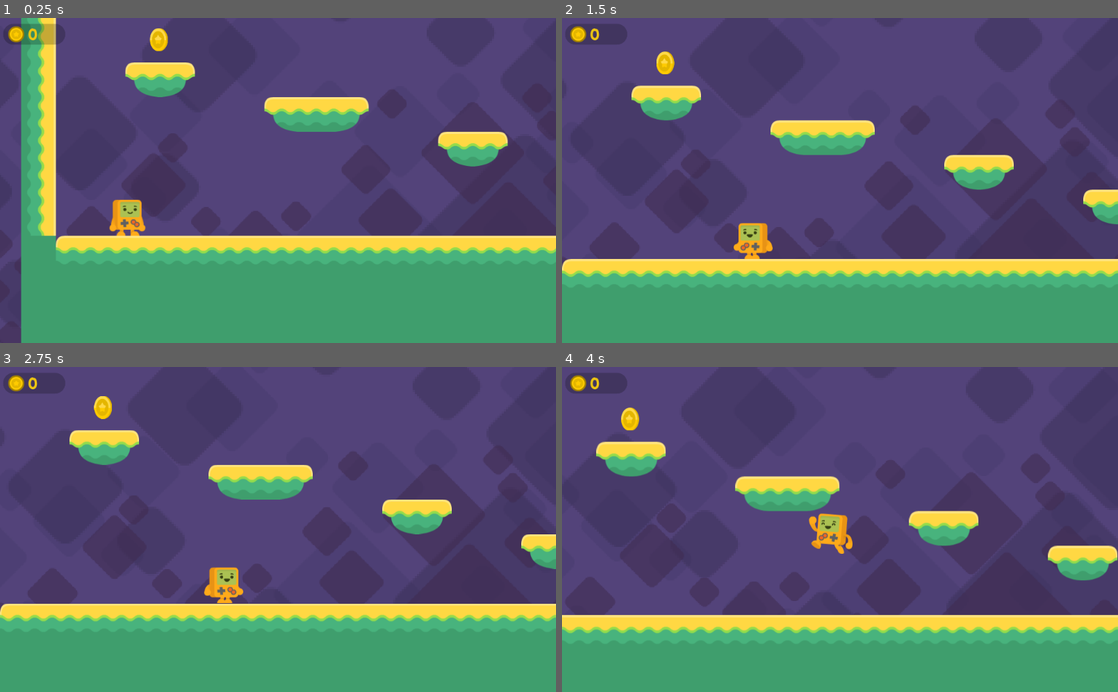
Above: before the commit, frames 1-4 (two rows, left to right).
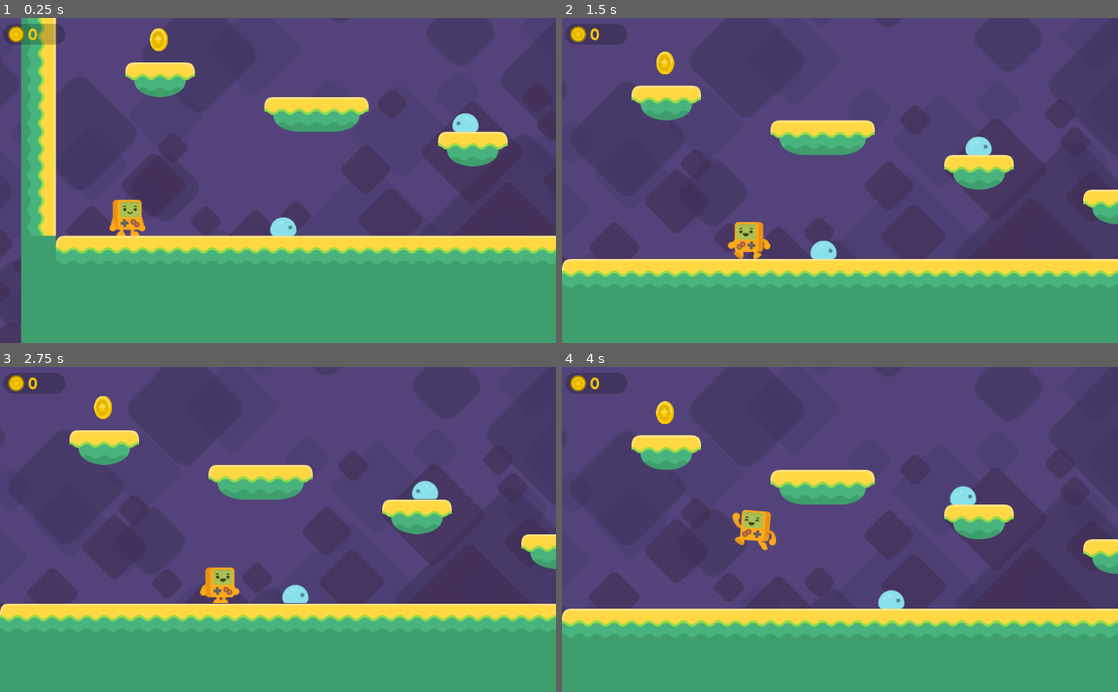
Above: after the commit, the same moments.

Repository: MrMashiro/Godot-2D-Platformer-Roguelite
Game: Godot game, scene res://Level1.tscn
Two runs of this game, one before a commit and one after it. Both use one fixed random seed, a clock stepped at 60 frames per second and the inputs below. The project has no main scene, so this scene is started directly.
Inputs:
- Up to frame 1 (0.25 s): no input
- Up to frame 2 (1.5 s): hold Right (right) 0.53-1.28 s; tap Space (jump) at 0.77 s; hold Left (left) from 1.28 s (still down)
- Up to frame 3 (2.75 s): tap Space (jump) at 1.52 s; release Left (left) at 2.03 s; hold Right (right) from 2.03 s (still down)
- Up to frame 4 (4 s): tap Space (jump) at 3.02, 3.77 s; release Right (right) at 3.53 s; hold Left (left) from 3.53 s (still down)

The runs differ from the first frame. In frame 1, 0.5% of the frame differs, in the area x 48-87%, y 29-68%; in frame 2, 0.9%; in frame 3, 0.8%; in frame 4, 15%, in the area x 0-100%, y 10-82%.

Commit message:
Episode 13
- Creating an enemy that you can re-use (make instances of), that falls with gravity, moves in either direction along a platform, and can change direction when it hits a wall or the edge of a cliff
- How to *export* variables of an object (each enemy) to the object's inspector, so you can customize each enemy's behavior.
- How to use RayCast2Ds so that an enemy will detect the edge of a cliff

Diff:
--- /dev/null
+++ b/2D Platformer Roguelite/Enemy.gd
@@ -0,0 +1,39 @@
+class_name Enemy
+extends KinematicBody2D
+
+
+enum Direction {
+	RIGHT = 1,
+	LEFT = -1 }
+
+
+export (Direction) var direction = Direction.RIGHT
+export (bool) var detects_cliffs = true
+
+
+onready var animated_sprite = $AnimatedSprite
+onready var collision_shape = $CollisionShape2D
+onready var floor_checker = $FloorChecker
+
+
+var velocity = Vector2.ZERO
+
+
+func _ready() -> void:
+	if direction == Direction.RIGHT:
+		animated_sprite.flip_h = true
+	floor_checker.position.x = collision_shape.shape.get_extents().x * direction
+	floor_checker.enabled = detects_cliffs
+
+
+func _physics_process(delta: float) -> void:
+	if is_on_wall() or not floor_checker.is_colliding() and detects_cliffs and is_on_floor():
+		direction *= Direction.LEFT
+		animated_sprite.flip_h = not animated_sprite.flip_h
+		floor_checker.position.x = collision_shape.shape.get_extents().x * direction
+
+
+	velocity.y += 20
+	velocity.x = 50 * direction
+
+	velocity = move_and_slide(velocity, Vector2.UP)
--- /dev/null
+++ b/2D Platformer Roguelite/Enemy.tscn
@@ -0,0 +1,41 @@
+[gd_scene load_steps=7 format=2]
+
+[ext_resource path="res://Enemy.gd" type="Script" id=1]
+[ext_resource path="res://ASSETS/enemies/slimeBlue_blue.png" type="Texture" id=2]
+[ext_resource path="res://ASSETS/enemies/slimeBlue.png" type="Texture" id=3]
+[ext_resource path="res://ASSETS/enemies/slimeBlue_squashed.png" type="Texture" id=4]
+
+[sub_resource type="SpriteFrames" id=1]
+animations = [ {
+"frames": [ ExtResource( 3 ), ExtResource( 2 ) ],
+"loop": true,
+"name": "crawl",
+"speed": 3.0
+}, {
+"frames": [ ExtResource( 4 ) ],
+"loop": true,
+"name": "squashed",
+"speed": 5.0
+} ]
+
+[sub_resource type="RectangleShape2D" id=2]
+extents = Vector2( 20.9442, 12.6118 )
+
+[node name="Enemy" type="KinematicBody2D"]
+collision_layer = 16
+collision_mask = 35
+script = ExtResource( 1 )
+
+[node name="AnimatedSprite" type="AnimatedSprite" parent="."]
+frames = SubResource( 1 )
+animation = "crawl"
+
+[node name="CollisionShape2D" type="CollisionShape2D" parent="."]
+position = Vector2( 1.05946, 4.38667 )
+shape = SubResource( 2 )
+
+[node name="FloorChecker" type="RayCast2D" parent="."]
+position = Vector2( 0, 0.036 )
+enabled = true
+cast_to = Vector2( 0, 20 )
+collision_mask = 2
--- a/2D Platformer Roguelite/Level1.tscn
+++ b/2D Platformer Roguelite/Level1.tscn
@@ -14,6 +14,7 @@
 [ext_resource path="res://ASSETS/HUD/coin_gold.png" type="Texture" id=12]
 [ext_resource path="res://ASSETS/fonts/BalsamiqSans-Bold.ttf" type="DynamicFontData" id=13]
 [ext_resource path="res://HUD.gd" type="Script" id=14]
+[ext_resource path="res://Enemy.tscn" type="PackedScene" id=15]
 
 [sub_resource type="RectangleShape2D" id=1]
 extents = Vector2( 128, 32 )
@@ -194,6 +195,8 @@
 tile_data = PoolIntArray( -65488, 2, 0, -65487, 2, 0, 131092, 1, 0, 131093, 2, 0, 131094, 2, 0, 131095, 3, 0, 196628, 0 …(439 unchanged characters)…
 
 [node name="StaticBody2D" type="StaticBody2D" parent="Tiles One-Way"]
+collision_layer = 2
+collision_mask = 49
 
 [node name="CollisionShape2D" type="CollisionShape2D" parent="Tiles One-Way/StaticBody2D"]
 position = Vector2( 1408, 160 )
@@ -347,6 +350,15 @@
 "_edit_use_anchors_": false
 }
 
+[node name="Enemies" type="Node2D" parent="."]
+
+[node name="Enemy" parent="Enemies" instance=ExtResource( 15 )]
+position = Vector2( 831.113, 303.344 )
+direction = -1
+
+[node name="Enemy2" parent="Enemies" instance=ExtResource( 15 )]
+position = Vector2( 470.553, 493.381 )
+
 [connection signal="body_entered" from="FallZone" to="Player" method="_on_FallZone_body_entered"]
 [connection signal="coin_collected" from="Coins/Coin" to="HUD" method="_on_coin_collected"]
 [connection signal="coin_collected" from="Coins/Coin2" to="HUD" method="_on_coin_collected"]
--- a/2D Platformer Roguelite/project.godot
+++ b/2D Platformer Roguelite/project.godot
@@ -15,12 +15,18 @@
 "path": "res://Coin.gd"
 }, {
 "base": "KinematicBody2D",
+"class": "Enemy",
+"language": "GDScript",
+"path": "res://Enemy.gd"
+}, {
+"base": "KinematicBody2D",
 "class": "Player",
 "language": "GDScript",
 "path": "res://Player.gd"
 } ]
 _global_script_class_icons={
 "Coin": "",
+"Enemy": "",
 "Player": ""
 }
 
Binary file added: 2D Platformer Roguelite/ASSETS/enemies/slimeBlue.png
Not shown, added: 2D Platformer Roguelite/ASSETS/enemies/slimeBlue.png.import
Binary file added: 2D Platformer Roguelite/ASSETS/enemies/slimeBlue_blue.png
Not shown, added: 2D Platformer Roguelite/ASSETS/enemies/slimeBlue_blue.png.import
Binary file added: 2D Platformer Roguelite/ASSETS/enemies/slimeBlue_squashed.png
Not shown, added: 2D Platformer Roguelite/ASSETS/enemies/slimeBlue_squashed.png.import
Not shown: 1 places in 2D Platformer Roguelite/Level1.tscn that only renumber resources
